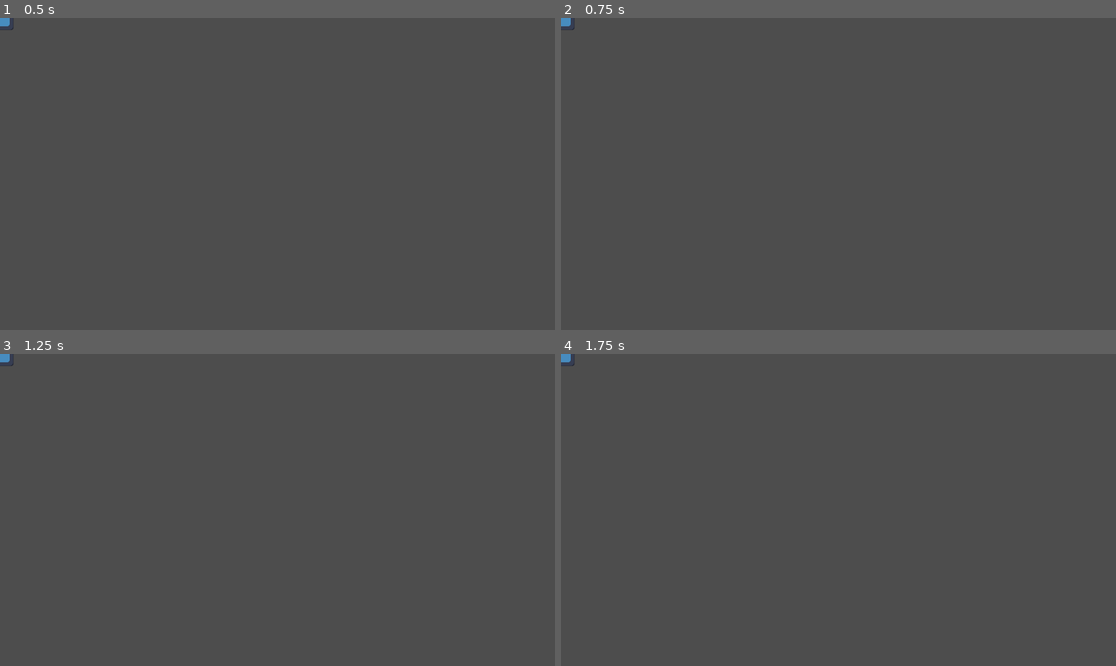
Above: before the commit, frames 1-4 (two rows, left to right).
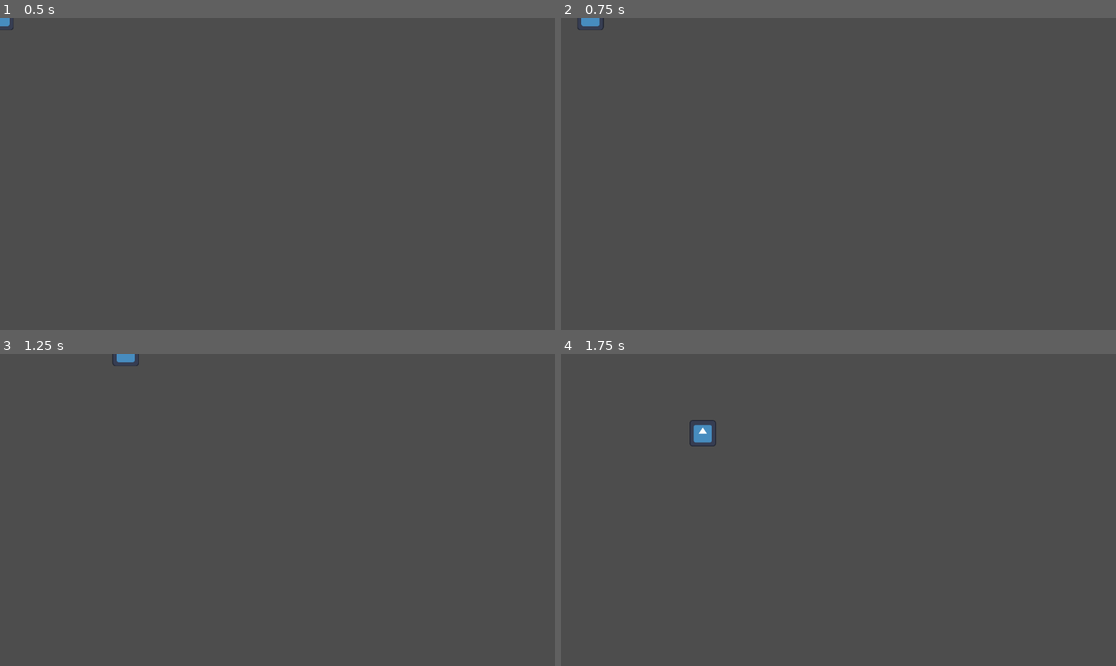
Above: after the commit, the same moments.

Repository: hhsoares/rato
Game: Godot game, scene res://scenes/player.tscn
The game is run twice, just before and just after one commit, with the same random seed, the same clock (stepped at 60 frames per second) and the same inputs. The project has no main scene, so this scene is started directly. The engine's default icon, where the game draws it, is replaced by a stand-in: a white triangle on a blue panel in a dark square.
Inputs:
- Up to frame 1 (0.5 s): no input
- Up to frame 2 (0.75 s): tap Enter at 0.5 s; hold D (right) from 0.53 s (still down)
- Up to frame 3 (1.25 s): keep holding D (right)
- Up to frame 4 (1.75 s): release D (right) at 1.28 s; hold S (down) from 1.28 s (still down)

Frame 1 is identical in both runs. In frame 2, 0.2% of the frame differs, in the area x 0-8%, y 0-4%; in frame 3, 0.2%; in frame 4, 0.3%, in the area x 0-28%, y 0-30%.

Commit message:
changed movement from arrow keys to WASD

Diff:
--- a/scripts/player.gd
+++ b/scripts/player.gd
@@ -3,7 +3,7 @@
 var input_direction = Vector2.ZERO
 
 func _physics_process(_delta: float) -> void:
-	input_direction = Input.get_vector("ui_left", "ui_right", "ui_up", "ui_down").normalized()
+	input_direction = Input.get_vector("left", "right", "up", "down").normalized()
 
 func move(speed: float, acceleration: float, delta: float) -> void:
 	velocity = lerp(velocity, input_direction * speed, acceleration * delta)
